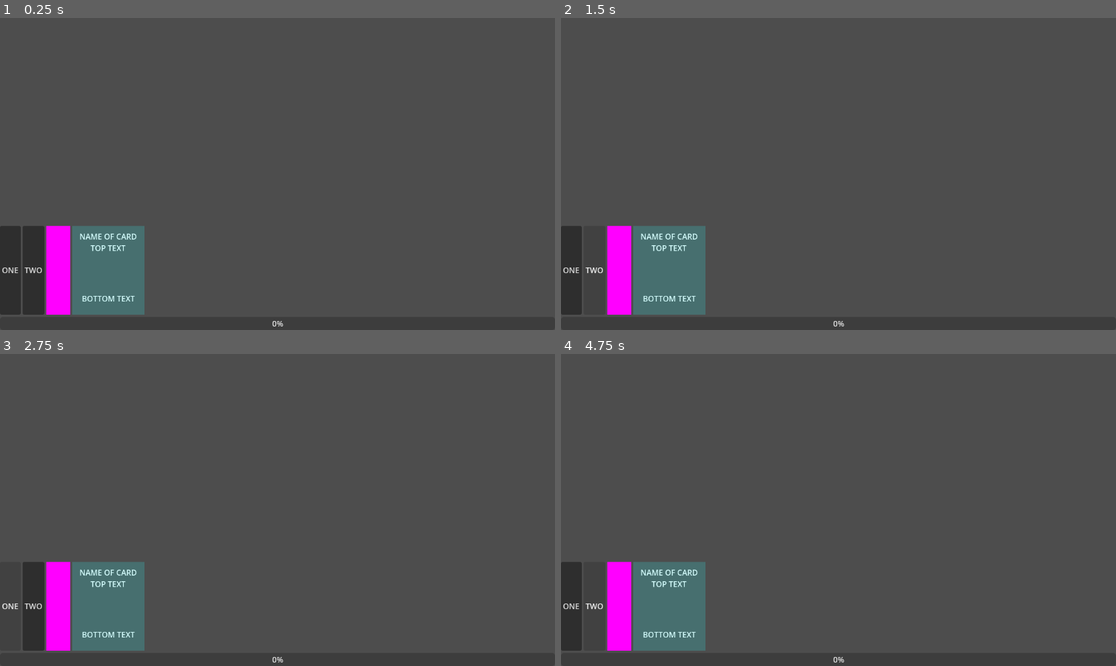
Above: before the commit, frames 1-4 (two rows, left to right).
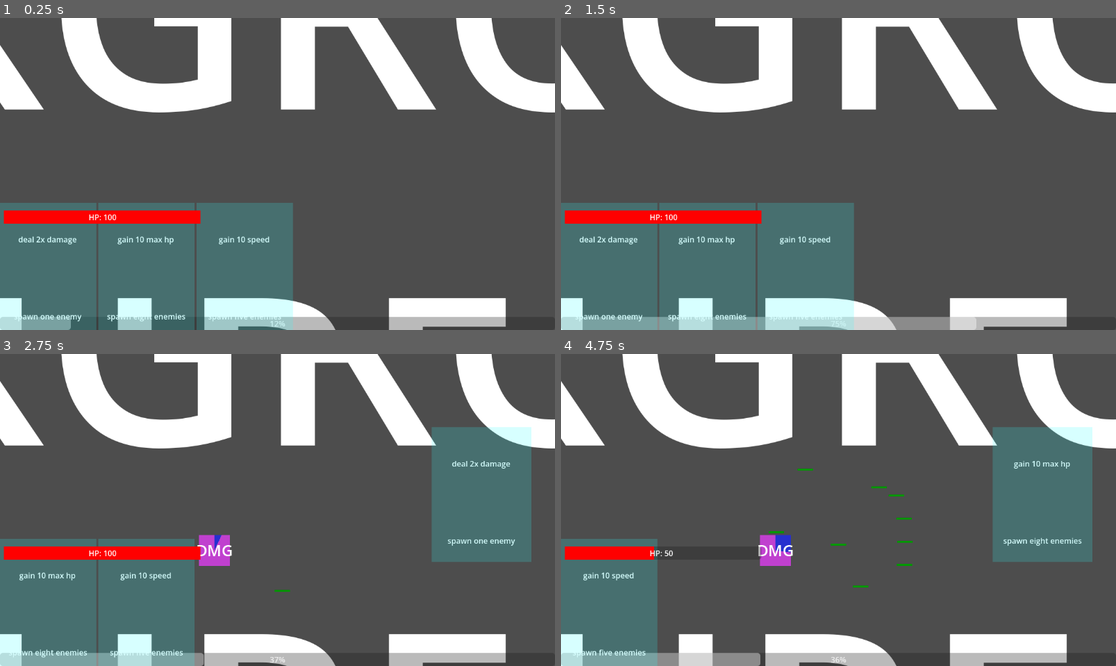
Above: after the commit, the same moments.

Repository: Lobbsterwaffles/Brocci
Game: Godot game, scene res://rootly.tscn
Two runs of this game, one before a commit and one after it. Both use one fixed random seed, a clock stepped at 60 frames per second and the inputs below.
Inputs (mouse positions are in pixels of both pictures, inside the frame that each line leads up to):
- Up to frame 1 (0.25 s): no input
- Up to frame 2 (1.5 s): click (572, 270) at 0.5 s, where only the run before the commit has a clickable "ONE"; click (594, 270) at 1.25 s, where only the run before the commit has a clickable "TWO"
- Up to frame 3 (2.75 s): click (11, 606) at 2 s, where only the run before the commit has a clickable "ONE"
- Up to frame 4 (4.75 s): click (594, 606) at 2.75 s, where only the run before the commit has a clickable "TWO"; click (572, 606) at 3.5 s, where only the run before the commit has a clickable "ONE"; click (594, 606) at 4.25 s, where only the run before the commit has a clickable "TWO"

The runs differ from the first frame. In frame 1, 33% of the frame differs, in the area x 0-100%, y 0-100%; in frame 2, 34%; in frame 3, 36%; in frame 4, 34%.
Error before the commit: Parse Error: Expected indented block after "if" block. (res://rootly.gd:57)

Commit message:
.

Diff:
--- /dev/null
+++ b/buff_progress.gd
@@ -0,0 +1,7 @@
+extends TextureProgressBar
+
+func _ready():
+	$Timer.timeout.connect(queue_free)
+
+func _process(delta):
+	value = 1 - $Timer.time_left / $Timer.wait_time
--- /dev/null
+++ b/buff_progress.tscn
@@ -0,0 +1,47 @@
+[gd_scene format=3 uid="uid://c03ksp6uknhab"]
+
+[ext_resource type="Script" uid="uid://3c7ctkmoy3o4" path="res://buff_progress.gd" id="1_dkw0b"]
+
+[sub_resource type="Gradient" id="Gradient_n2snw"]
+colors = PackedColorArray(0.7529412, 0.2509804, 0.8117647, 1, 0.75325984, 0.25186998, 0.8120912, 1)
+
+[sub_resource type="GradientTexture2D" id="GradientTexture2D_37p78"]
+gradient = SubResource("Gradient_n2snw")
+
+[sub_resource type="Gradient" id="Gradient_64ctp"]
+colors = PackedColorArray(0.2901961, 0.7137255, 0.65882355, 0, 0.2901961, 0.7137255, 0.65882355, 0)
+
+[sub_resource type="GradientTexture2D" id="GradientTexture2D_8sq4i"]
+gradient = SubResource("Gradient_64ctp")
+
+[sub_resource type="Gradient" id="Gradient_640wx"]
+colors = PackedColorArray(0.14961314, 0.18729815, 0.8135589, 1, 0.14961314, 0.18729815, 0.8135589, 1)
+
+[sub_resource type="GradientTexture2D" id="GradientTexture2D_a2258"]
+gradient = SubResource("Gradient_640wx")
+
+[node name="TextureProgressBar" type="TextureProgressBar" unique_id=418475975]
+custom_minimum_size = Vector2(50, 50)
+max_value = 1.0
+step = 0.01
+value = 0.4
+fill_mode = 4
+texture_under = SubResource("GradientTexture2D_37p78")
+texture_over = SubResource("GradientTexture2D_8sq4i")
+texture_progress = SubResource("GradientTexture2D_a2258")
+script = ExtResource("1_dkw0b")
+
+[node name="Timer" type="Timer" parent="." unique_id=1747788871]
+one_shot = true
+
+[node name="Label" type="Label" parent="." unique_id=443137197]
+layout_mode = 1
+anchors_preset = 15
+anchor_right = 1.0
+anchor_bottom = 1.0
+grow_horizontal = 2
+grow_vertical = 2
+theme_override_font_sizes/font_size = 32
+text = "XYZ"
+horizontal_alignment = 1
+vertical_alignment = 1
--- a/bullet.gd
+++ b/bullet.gd
@@ -1,7 +1,7 @@
 class_name Bullet
 extends Area2D
 
-@export var damage = 100
+@export var damage = 35
 var velocity = Vector2.RIGHT
 
 func _physics_process(delta):
--- /dev/null
+++ b/card.gd
@@ -0,0 +1,3 @@
+extends Control
+
+signal play()
--- a/card.tscn
+++ b/card.tscn
@@ -1,14 +1,16 @@
 [gd_scene format=3 uid="uid://b4m0iv6td84gi"]
 
+[ext_resource type="Script" uid="uid://b8qta02m2sn20" path="res://card.gd" id="1_kikvd"]
+
 [node name="card" type="Control" unique_id=152709326]
-custom_minimum_size = Vector2(150, 0)
+custom_minimum_size = Vector2(200, 280)
 layout_mode = 3
 anchor_right = 0.18094446
 anchor_bottom = 0.432
-offset_right = -0.4480133
 offset_bottom = 0.06399536
 grow_horizontal = 2
 grow_vertical = 2
+script = ExtResource("1_kikvd")
 
 [node name="name" type="Label" parent="." unique_id=1206797027]
 layout_mode = 1
@@ -58,6 +60,7 @@
 anchors_preset = 15
 anchor_right = 1.0
 anchor_bottom = 1.0
+offset_right = -0.4480133
 grow_horizontal = 2
 grow_vertical = 2
 color = Color(0.18039216, 1, 1, 0.19215687)
--- a/enemy.gd
+++ b/enemy.gd
@@ -1,25 +1,52 @@
+class_name Enemy
 extends CharacterBody2D
 
 @export var health_max = 100
-@export var speed2 = 100 # can't be called speed ???????????
+@export var speed = 100 # can't be called speed ???????????
+@export var player_dmg = 20
 
-var health = health_max
+var health
+var hitting_player = false
 
 @onready var ref_player = get_node("/root/Rootly/Player")
+@onready var ref_timer = $player_hit_timer
 
 func _ready():
+	health = health_max
+	print("Health ", health, ": Max", health_max)
+	%healthbar.value = health / health_max
 	%Hurt.area_entered.connect(hurt_enter)
+	$Hit.area_entered.connect(hit_enter)
+	$Hit.area_exited.connect(hit_exit)
+	ref_timer.timeout.connect(damage_player)
 
 func hurt_enter(area):
 	var b = area as Bullet
 	if not b:
 		return
-	health -= b.damage
+	health -= b.damage * ref_player.dmg_mult
+	%healthbar.value = health as float / health_max
 	b.queue_free()
 	if health <= 0:
+		print("I die")
 		queue_free()
 
+func hit_enter(area):
+	var h = area as PlayerHurtbox
+	if not h:
+		return
+	assert(ref_timer.is_stopped())
+	ref_timer.start()
+
+func hit_exit(area):
+	var h = area as PlayerHurtbox
+	if not h:
+		return
+	ref_timer.stop()
 
 func _physics_process(delta):
-	velocity = speed2 * position.direction_to(ref_player.position)
+	velocity = speed * position.direction_to(ref_player.position)
 	move_and_slide()
+
+func damage_player():
+	ref_player.take_damage(player_dmg)
--- a/enemy.tscn
+++ b/enemy.tscn
@@ -1,18 +1,18 @@
 [gd_scene format=3 uid="uid://cicxlpwcw0kt7"]
 
 [ext_resource type="Script" uid="uid://m46mf47tssh4" path="res://enemy.gd" id="1_7k104"]
+[ext_resource type="StyleBox" uid="uid://3wb0m01bgxrn" path="res://new_style_box_flat.tres" id="2_4gyqm"]
+[ext_resource type="Script" uid="uid://c1i2st1535st0" path="res://enemy_hurt.gd" id="2_qi2p4"]
 
 [sub_resource type="RectangleShape2D" id="RectangleShape2D_7xaro"]
 size = Vector2(34, 48)
 
 [sub_resource type="CapsuleShape2D" id="CapsuleShape2D_7k104"]
-radius = 16.0
-height = 48.0
+radius = 18.0
+height = 52.0
 
 [node name="Enemy" type="CharacterBody2D" unique_id=1938725651]
 script = ExtResource("1_7k104")
-health_max = null
-speed = null
 
 [node name="CollisionShape2D" type="CollisionShape2D" parent="." unique_id=744162405]
 shape = SubResource("RectangleShape2D_7xaro")
@@ -20,7 +20,28 @@
 
 [node name="Hurt" type="Area2D" parent="." unique_id=852631434]
 unique_name_in_owner = true
+script = ExtResource("2_qi2p4")
 
 [node name="CollisionShape2D" type="CollisionShape2D" parent="Hurt" unique_id=1207868152]
 shape = SubResource("CapsuleShape2D_7k104")
 debug_color = Color(1, 0.6788661, 0.9596366, 0.41960785)
+
+[node name="healthbar" type="ProgressBar" parent="." unique_id=630710407]
+unique_name_in_owner = true
+offset_left = -16.0
+offset_top = 25.0
+offset_right = 16.0
+offset_bottom = 29.0
+theme_override_styles/fill = ExtResource("2_4gyqm")
+max_value = 1.0
+value = 0.5
+show_percentage = false
+
+[node name="Hit" type="Area2D" parent="." unique_id=29544183]
+
+[node name="CollisionShape2D" type="CollisionShape2D" parent="Hit" unique_id=509514638]
+shape = SubResource("CapsuleShape2D_7k104")
+debug_color = Color(1, 0.6788661, 0.9596366, 0.41960785)
+
+[node name="player_hit_timer" type="Timer" parent="." unique_id=566893843]
+wait_time = 0.35
--- /dev/null
+++ b/enemy_hurt.gd
@@ -0,0 +1,2 @@
+class_name EnemyHurtbox
+extends Area2D
--- a/hud.tscn
+++ b/hud.tscn
@@ -1,6 +1,7 @@
 [gd_scene format=3 uid="uid://cbkdfu7hppgrg"]
 
-[ext_resource type="PackedScene" uid="uid://b4m0iv6td84gi" path="res://card.tscn" id="1_37p78"]
+[sub_resource type="StyleBoxFlat" id="StyleBoxFlat_n2snw"]
+bg_color = Color(1, 0, 0, 1)
 
 [node name="hud" type="Control" unique_id=1462350320]
 layout_mode = 3
@@ -20,29 +21,68 @@
 offset_top = -27.0
 grow_horizontal = 2
 grow_vertical = 0
+metadata/_edit_use_anchors_ = true
 
 [node name="card_container" type="HBoxContainer" parent="." unique_id=371928176]
 layout_mode = 1
 anchors_preset = -1
+anchor_top = -0.5882353
 anchor_right = 1.0
 anchor_bottom = 0.76500005
-offset_top = -80.0
 offset_bottom = -0.040008545
 grow_horizontal = 2
 grow_vertical = 2
+metadata/_edit_use_anchors_ = true
 
-[node name="Button" type="Button" parent="card_container" unique_id=1722330011]
-layout_mode = 2
-text = "ONE"
+[node name="card_hero" type="VBoxContainer" parent="." unique_id=1818059824]
+layout_mode = 1
+anchors_preset = -1
+anchor_left = 0.7777778
+anchor_top = -2.8235295
+anchor_right = 0.9578334
+anchor_bottom = -0.41135293
+offset_bottom = -0.055999756
+alignment = 1
+metadata/_edit_use_anchors_ = true
 
-[node name="Button2" type="Button" parent="card_container" unique_id=1957730762]
-layout_mode = 2
-text = "TWO"
+[node name="Timer" type="Timer" parent="card_hero" unique_id=318591832]
 
-[node name="ColorRect" type="ColorRect" parent="card_container" unique_id=549485955]
-custom_minimum_size = Vector2(50, 50)
-layout_mode = 2
-color = Color(1, 0, 1, 1)
+[node name="buff_bar" type="HBoxContainer" parent="." unique_id=129396347]
+layout_mode = 1
+anchors_preset = -1
+anchor_left = 0.35867363
+anchor_top = -0.99958825
+anchor_right = 0.68766665
+anchor_bottom = -0.6890001
+offset_left = -0.1920166
+offset_top = -0.055999756
+offset_right = -0.1920166
+offset_bottom = -0.06398773
+metadata/_edit_use_anchors_ = true
 
-[node name="card" parent="card_container" unique_id=152709326 instance=ExtResource("1_37p78")]
-layout_mode = 2
+[node name="health_bar" type="ProgressBar" parent="." unique_id=1300139619]
+layout_mode = 1
+anchors_preset = -1
+anchor_left = 0.0069444445
+anchor_top = -0.82400006
+anchor_right = 0.36094445
+anchor_bottom = -0.625
+offset_top = 0.06401062
+offset_right = 0.19198608
+theme_override_styles/fill = SubResource("StyleBoxFlat_n2snw")
+step = 1.0
+show_percentage = false
+metadata/_edit_use_anchors_ = true
+
+[node name="health_lbl" type="Label" parent="." unique_id=521148478]
+layout_mode = 1
+anchors_preset = -1
+anchor_left = 0.15988891
+anchor_top = -0.8088235
+anchor_right = 0.19488889
+anchor_bottom = -0.63929415
+offset_left = -0.1920166
+offset_right = -0.51200867
+offset_bottom = -0.055992126
+text = "HP: XY%"
+metadata/_edit_use_anchors_ = true
--- /dev/null
+++ b/new_style_box_flat.tres
@@ -0,0 +1,4 @@
+[gd_resource type="StyleBoxFlat" format=3 uid="uid://3wb0m01bgxrn"]
+
+[resource]
+bg_color = Color(0, 0.6, 0, 1)
--- a/player.gd
+++ b/player.gd
@@ -1,9 +1,16 @@
 extends CharacterBody2D
+
+@export var health_max = 100
 @export var speed = 290
-@export var health_max = 100
+@export var dmg_mult = 1.0
 
 signal shoot()
 signal hit(dmg)
+
+var health = health_max
+
+@onready var ref_health_bar = get_node("/root/Rootly/ui/hud/health_bar")
+@onready var ref_health_lbl = get_node("/root/Rootly/ui/hud/health_lbl")
 
 func _ready():
 	motion_mode = MotionMode.MOTION_MODE_FLOATING
@@ -16,9 +23,15 @@
 	if Input.is_action_just_pressed("e"):
 		shoot.emit()
 
-func hurt(dmg):
-	print("Ow %s" % [dmg])
 
 func _physics_process(delta):
 	get_input()
 	move_and_slide()
+
+func _process(delta):
+	ref_health_bar.max_value = health_max
+	ref_health_bar.value = health
+	ref_health_lbl.text = "HP: %d" % [health as int]
+
+func take_damage(dmg):
+	health -= dmg
--- a/player.tscn
+++ b/player.tscn
@@ -1,9 +1,13 @@
 [gd_scene format=3 uid="uid://eh5p4jwa3qvu"]
 
 [ext_resource type="Script" uid="uid://dwqlew8glx36v" path="res://player.gd" id="1_4flbx"]
+[ext_resource type="Script" uid="uid://qqia08q6862j" path="res://player_hurt.gd" id="2_onrkg"]
 
 [sub_resource type="RectangleShape2D" id="RectangleShape2D_sh265"]
 size = Vector2(18, 42)
+
+[sub_resource type="CircleShape2D" id="CircleShape2D_4flbx"]
+radius = 58.034473
 
 [node name="Player" type="CharacterBody2D" unique_id=1877699559]
 script = ExtResource("1_4flbx")
@@ -12,3 +16,10 @@
 shape = SubResource("RectangleShape2D_sh265")
 
 [node name="Camera2D" type="Camera2D" parent="." unique_id=1144933044]
+
+[node name="hurt" type="Area2D" parent="." unique_id=1124064117]
+monitoring = false
+script = ExtResource("2_onrkg")
+
+[node name="CollisionShape2D" type="CollisionShape2D" parent="hurt" unique_id=124356878]
+shape = SubResource("CircleShape2D_4flbx")
--- /dev/null
+++ b/player_hurt.gd
@@ -0,0 +1,2 @@
+class_name PlayerHurtbox
+extends Area2D
--- a/rootly.gd
+++ b/rootly.gd
@@ -3,23 +3,50 @@
 var scn_enemy = preload("res://enemy.tscn")
 var scn_bullet = preload("res://bullet.tscn")
 var scn_card = preload("res://card.tscn")
+var scn_buff = preload("res://buff_progress.tscn")
 
 var ref_progress
 var ref_cc
 
 var cards = []
 
-var card_def = [
-	mkcard("One enemy", "-", "spawn one enemy", func (): spawn_enemy_ring(1)),
-	mkcard("Two enemy", "-", "spawn two enemies", func (): spawn_enemy_ring(2)),
-	mkcard("A lot", "-", "spawn 20 enemies", func (): spawn_enemy_ring(20)),
+var effect_good = [
+	["deal 2x damage", func (): buff_player_dmg(2, 10)],
+	["go real fast", func (): buff_player_ms(1.5, 10)],
+	["gain 10 max hp", func (): gain_max_hp(10)],
+	["gain 10 speed", func (): gain_ms(10)],
 ]
 
-func mkcard(name, top, bot, effect):
+var effect_bad = [
+	["spawn one enemy", func (): spawn_enemy_ring(1)],
+	["spawn two enemies", func (): spawn_enemy_ring(2)],
+	["spawn eight enemies", func (): spawn_enemy_ring(8)],
+	["spawn five enemies", func (): spawn_enemy_ring(5)],
+]
+
+var card_def = []
+
+func _init(n_pool = 10):
+	var good = []
+	var bad = []
+	while good.size() < n_pool:
+		good.append_array(effect_good)
+	while bad.size() < n_pool:
+		bad.append_array(effect_bad)
+	good.shuffle()
+	for i in n_pool:
+		card_def.append(mkcard("", good[i][0], bad[i][0], good[i][1], bad[i][1]))
+
+func mkcard(name, top, bot, ...effects):
 	var c = scn_card.instantiate()
-	c.get_node("name").text = "new text"
-	c.get_node("toptext").text = "ntop"
-	c.get_node("bottext").text = "nbot"
+	c.get_node("name").text = name
+	c.get_node("toptext").text = top
+	c.get_node("bottext").text = bot
+	c.play.connect(
+		func ():
+			for e in effects:
+				e.call()
+	)
 	return c
 
 func spawn_enemy_ring(n):
@@ -30,19 +57,26 @@
 		e.position = %Player.position + radius * Vector2(cos(angle), sin(angle))
 		add_child(e)
 
+func draw_card(c):
+	cards.append(c)
+	ref_cc.add_child(c)
+
+func draw_hand(n = 3):
+	card_def.shuffle()
+	for i in n:
+		draw_card(card_def[i])
+
 func _ready():
 	process_mode = ProcessMode.PROCESS_MODE_DISABLED
 	%Player.shoot.connect(_on_player_shoot)
 	ref_progress = get_node("%ui/hud/ProgressBar")
 	ref_cc = get_node("%ui/hud/card_container")
-	print("Refs ", ref_progress, " ", ref_cc)
-	var ncard = scn_card.instantiate()
-	ncard.get_node("name").text = "new text"
-	ncard.get_node("toptext").text = "ntop"
-	ncard.get_node("bottext").text = "nbot"
 
-	ref_cc.add_child(ncard)
+	draw_hand()
 	process_mode = ProcessMode.PROCESS_MODE_INHERIT
+
+	get_node("%ui/hud/card_hero/Timer").timeout.connect(_on_hero_timeout)
+
 
 func _on_player_shoot():
 	var b = scn_bullet.instantiate()
@@ -51,7 +85,47 @@
 	b.velocity = %Player.velocity + 200 * Vector2(cos(pa), sin(pa))
 	add_child(b)
 
+func play_cards():
+	ref_progress.value = 0
+	if cards.is_empty():
+		draw_hand()
+		return
+
+	var c = cards.pop_front()
+	c.reparent(get_node("ui/hud/card_hero"), false)
+	get_node("%ui/hud/card_hero/Timer").start(1)
+	c.play.emit()
+
+func _on_hero_timeout():
+	var hero = get_node("%ui/hud/card_hero")
+	var hnc = hero.get_child_count()
+	if hnc > 1:
+		hero.remove_child(hero.get_child(-1))
 
 func _process(delta):
-	ref_progress.value += 20*delta
+	ref_progress.value += 50*delta
 	if ref_progress.value >= 100:
+		call_deferred("play_cards")
+
+func buff_player_ms(c, t):
+	var nbuff = scn_buff.instantiate()
+	%Player.speed *= c
+	get_node("%ui/hud/buff_bar").add_child(nbuff)
+	nbuff.get_node("Label").text = "+MS"
+	nbuff.get_node("Timer").timeout.connect(func (): %Player.speed /= c)
+	nbuff.get_node("Timer").start(t)
+
+func buff_player_dmg(c, t):
+	var nbuff = scn_buff.instantiate()
+	%Player.dmg_mult *= c
+	get_node("%ui/hud/buff_bar").add_child(nbuff)
+	nbuff.get_node("Label").text = "DMG"
+	nbuff.get_node("Timer").timeout.connect(func (): %Player.dmg_mult /= c)
+	nbuff.get_node("Timer").start(t)
+
+func gain_max_hp(x):
+	%Player.health_max += x
+	%Player.health += x
+
+func gain_ms(x):
+	%Player.speed += x
--- a/rootly.tscn
+++ b/rootly.tscn
@@ -14,3 +14,12 @@
 unique_name_in_owner = true
 
 [node name="hud" parent="ui" unique_id=1462350320 instance=ExtResource("3_1lfxc")]
+
+[node name="Label" type="Label" parent="." unique_id=1156310192]
+offset_left = -2040.0
+offset_top = -776.0
+offset_right = 2208.0
+offset_bottom = 863.0
+theme_override_font_sizes/font_size = 600
+text = "BACKGROUND
+TEXTURE LMAO"
Not shown, added: buff_progress.gd.uid
Not shown, added: card.gd.uid
Not shown, added: enemy_hurt.gd.uid
Not shown, added: player_hurt.gd.uid
